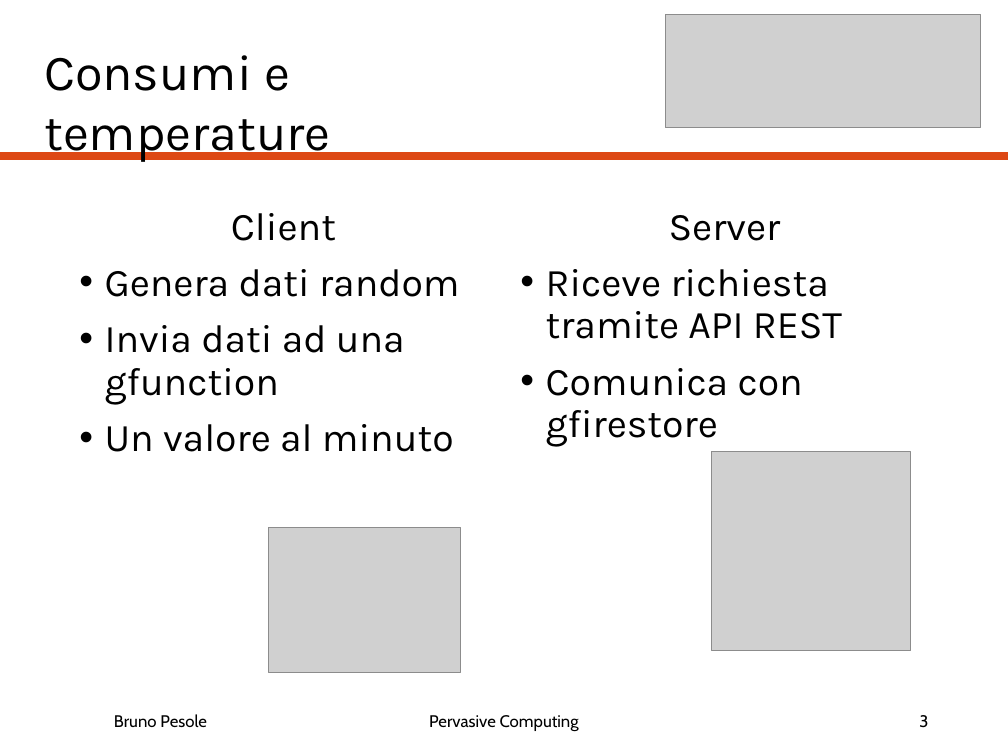
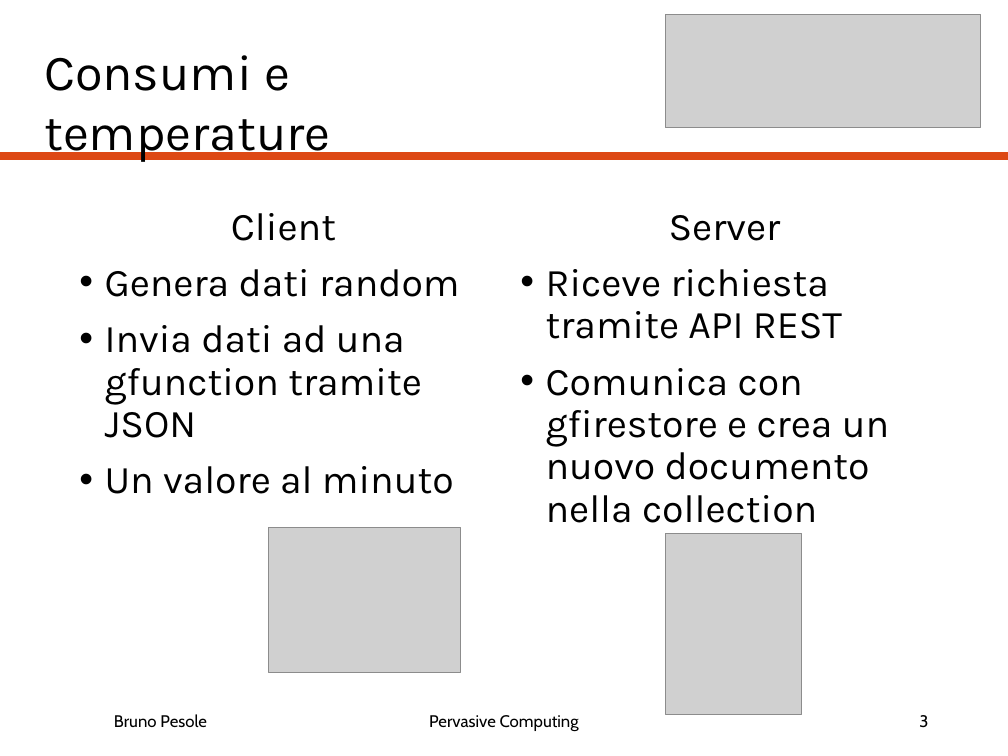
Before and after one commit to magicoderx/HomeGuard, a slide deck: slide 3 of docs/Presentazione.pptx. Drawn at 1008x756 pixels with LibreOffice and Linux fonts; fonts in the diff are those of the drawing; grey boxes stand for pictures. Boxes give left, top, right and bottom in pixels: in the first picture for what was removed or moved away, otherwise in the second. Text is boxed around its words. In the diff, an @@ line names an element or a change of style, - is before the commit and + after.

```diff
--- a/docs/Presentazione.pptx
+++ b/docs/Presentazione.pptx
@@ text at (105,325,422,438): text changed @@
-• Invia dati ad una gfunction
+• Invia dati ad una gfunction tramite JSON
@@ text at (546,368,889,523): text changed @@
-• Comunica con gfirestore
+• Comunica con gfirestore e crea un nuovo documento nella collection
@@ picture: place and size @@
-picture at (712,452,911,651)
+picture at (665,533,802,715)
```
Also in this commit, not shown: 3 other slides changed, 2 other files.
